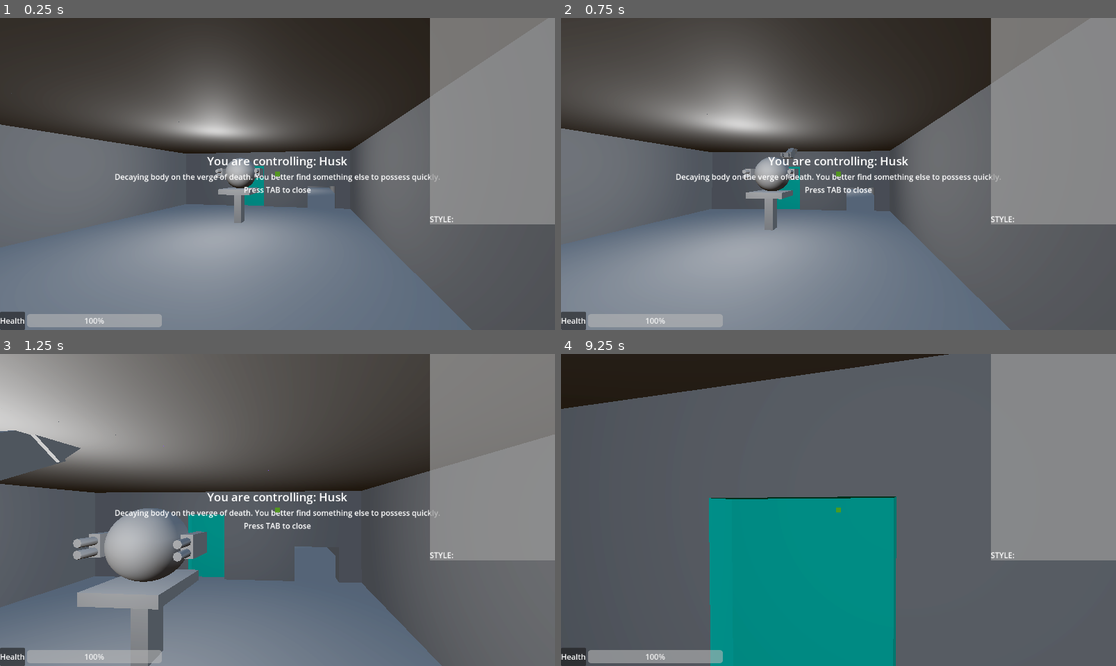
Above: before the commit, frames 1-4 (two rows, left to right).
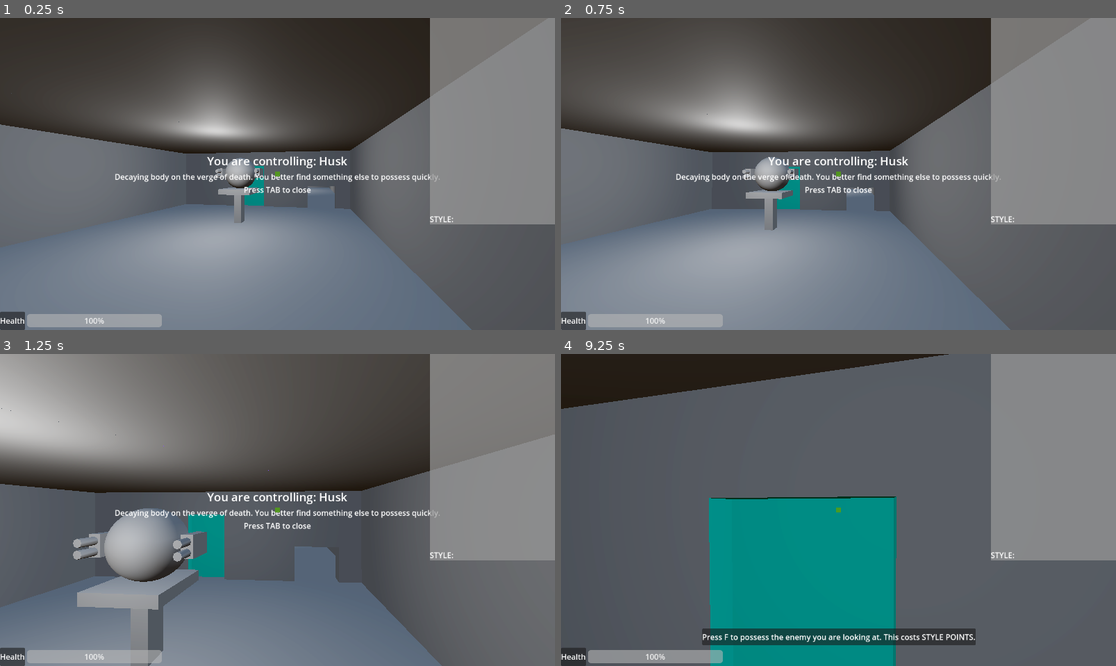
Above: after the commit, the same moments.

Repository: city-high-rider/soulswap
Game: Godot game, scene res://test_level.tscn
Same seed, same stepped clock (60 frames per second), same inputs: the game is played once before the commit and once after it. Sound files missing from this copy of the repository are replaced by a short silence.
Inputs (mouse positions are in pixels of both pictures, inside the frame that each line leads up to):
- Up to frame 1 (0.25 s): no input
- Up to frame 2 (0.75 s): tap Enter at 0.5 s; move the mouse to (866, 174) at 0.52 s; hold W (forward) from 0.53 s (still down); tap F (possess) at 0.6 s
- Up to frame 3 (1.25 s): keep holding W (forward); tap Space (jump) at 0.77 s
- Up to frame 4 (9.25 s): move the mouse to (810, 510) at 1.27 s; click (810, 510) at 1.35 s; tap Space (jump) at 1.52, 3.02, 3.77, 4.52, 6.02, 6.77, 7.52, 9.02 s; tap F (possess) at 2, 2.75, 3.5, 4.25, 4.35, 5, 8.1 s; move the mouse to (849, 503) at 2.02 s; hold Right mouse button (secondary_action) 2.03-2.78 s; move the mouse to (832, 516) at 2.77 s; tap Shift (shift) at 2.85 s; move the mouse to (877, 513) at 3.52 s; tap Tab (toggle_info) at 3.6, 7.35 s; move the mouse to (794, 506) at 4.27 s; move the mouse to (844, 510) at 5.02 s; press the mouse at (844, 510) at 5.03 s; move the mouse to (816, 503) at 5.77 s; release W (forward) at 5.78 s; release the mouse at (816, 503) at 5.78 s; hold D (right) 5.78-6.53 s; right-click (816, 503) at 5.85 s; move the mouse to (866, 510) at 6.52 s; hold Shift (shift) 6.53-7.28 s; hold W (forward) 6.53-8.78 s; move the mouse to (810, 510) at 7.27 s; move the mouse to (849, 503) at 8.02 s; move the mouse to (832, 516) at 8.77 s; hold A (left) from 8.78 s (still down); click (832, 516) at 8.85 s

Frame 1 is identical in both runs. In frame 2, less than 0.1% of the frame differs, in the area x 39-43%, y 41-45%; in frame 3, 1.2%; in frame 4, 2.6%, in the area x 25-75%, y 87-94%.
Error before the commit: Invalid access to property or key 'shell' on a base object of type 'Nil'. (res://components/states/ai_states/ai_state.gd:17)

Commit message:
make tutorial popup activation range bigger

Diff:
--- a/test_level.tscn
+++ b/test_level.tscn
@@ -41,7 +41,7 @@
 albedo_color = Color(0, 0.823529, 0.729412, 1)
 
 [sub_resource type="BoxShape3D" id="BoxShape3D_0wou1"]
-size = Vector3(2.76598, 1.41764, 2.58122)
+size = Vector3(3.57662, 1.41764, 4.19065)
 
 [sub_resource type="BoxShape3D" id="BoxShape3D_j8ask"]
 size = Vector3(2.53536, 1, 3.13774)
@@ -154,6 +154,9 @@
 
 [node name="GhostMount" parent="Shell" index="3" node_paths=PackedStringArray("ghost")]
 ghost = NodePath("DummyGhost")
+
+[node name="RollerGhost" parent="Shell/GhostMount" index="0" node_paths=PackedStringArray("ghost_mount")]
+ghost_mount = NodePath("..")
 
 [node name="DummyGhost" parent="Shell/GhostMount" index="1" instance=ExtResource("3_sgn8s")]
 
@@ -234,8 +237,8 @@
 size = Vector3(4.41211, 0.43188, 5.96601)
 
 [node name="CSGBox3D6" type="CSGBox3D" parent="NavigationRegion3D2/CSGCombiner3D"]
-transform = Transform3D(1, 0, 0, 0, 1, 0, 0, 0, 1, 86.3718, -3.31329, 17.5415)
-size = Vector3(55.5636, 0.43188, 33.9746)
+transform = Transform3D(1, 0, 0, 0, 1, 0, 0, 0, 1, 86.3718, -24.6123, 17.5415)
+size = Vector3(55.5636, 42.7165, 33.9746)
 
 [node name="CSGBox3D8" type="CSGBox3D" parent="NavigationRegion3D2/CSGCombiner3D"]
 transform = Transform3D(1, 0, 0, 0, 1, 0, 0, 0, 1, 87.2976, 0.918792, 29.7731)
@@ -281,6 +284,7 @@
 
 [node name="Shell3" parent="." instance=ExtResource("10_jsy2h")]
 transform = Transform3D(1, 0, 0, 0, 1, 0, 0, 0, 1, 0.521103, 4.95184, 7.43138)
+visible = false
 
 [connection signal="all_enemies_killed" from="Encounter" to="SlidingDoor" method="_on_encounter_all_enemies_killed"]
 [connection signal="encounter_started" from="Encounter" to="SlidingDoor" method="_on_encounter_encounter_started"]
